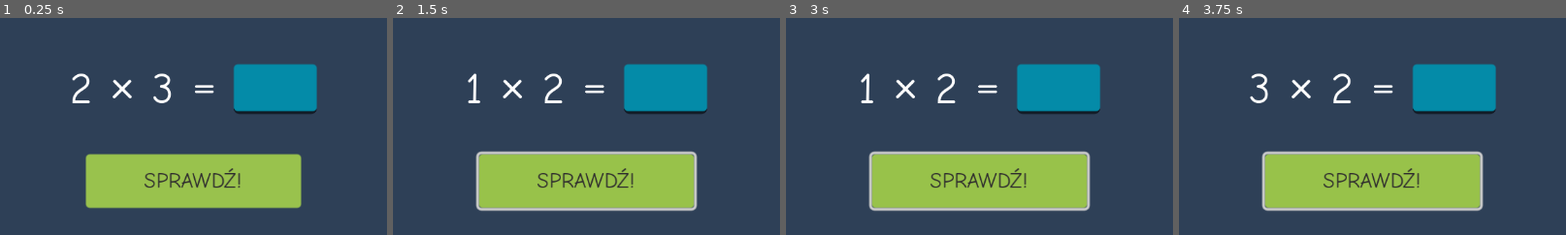
Above: before the commit, frames 1-4 (left to right).
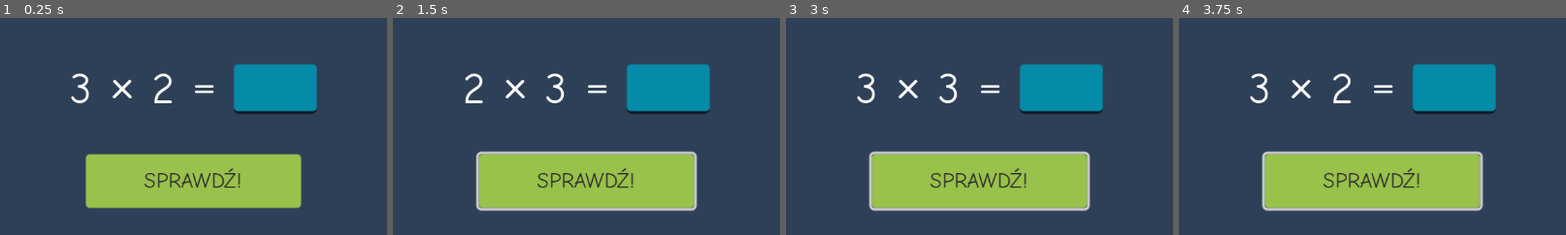
Above: after the commit, the same moments.

Repository: Ajver/tabliczka-mnozenia
Game: Godot game, scene res://src/Multiplying/Multiplying.tscn
The game is run twice, just before and just after one commit, with the same random seed, the same clock (stepped at 60 frames per second) and the same inputs.
Inputs (mouse positions are % of the whole screen's width and height, from its top left):
- Up to frame 1 (0.25 s): no input
- Up to frame 2 (1.5 s): click (61, 50) at 0.52 s; type "12" at 0.6 s; click "SPRAWDŹ!" at 1.25 s
- Up to frame 3 (3 s): click "SPRAWDŹ!" at 2 s; click "SPRAWDŹ!" at 2.75 s
- Up to frame 4 (3.75 s): tap Enter at 3.5 s
The pictures show only the part of the screen within x 25-75%, y 33-83%; the shares and areas given below are measured in that part.

The runs differ from the first frame. In frame 1, 0.6% of the frame differs, in the area x 18-45%, y 25-40%; in frame 2, 1.3%; in frame 3, 1.3%, in the area x 18-82%, y 21-45%; in frame 4, nothing differs.

Commit message:
Update to godot4.3

Diff:
--- a/project/project.godot
+++ b/project/project.godot
@@ -12,7 +12,7 @@
 
 config/name="tabliczka-mnozenia"
 run/main_scene="res://src/Multiplying/Multiplying.tscn"
-config/features=PackedStringArray("4.2", "Forward Plus")
+config/features=PackedStringArray("4.3", "Forward Plus")
 config/icon="res://icon.svg"
 
 [autoload]
--- a/project/src/Multiplying/Multiplying.gd
+++ b/project/src/Multiplying/Multiplying.gd
@@ -11,6 +11,8 @@
 func _ready() -> void:
 	answer_line_edit.text_submitted.connect(_check)
 	check_btn.pressed.connect(_check)
+
+	question_generator.generate_correctness_map(10000)
 
 	_generate_next_question()
 
Not shown: 2 places in project/assets/theme/main_theme.tres that only renumber resources
